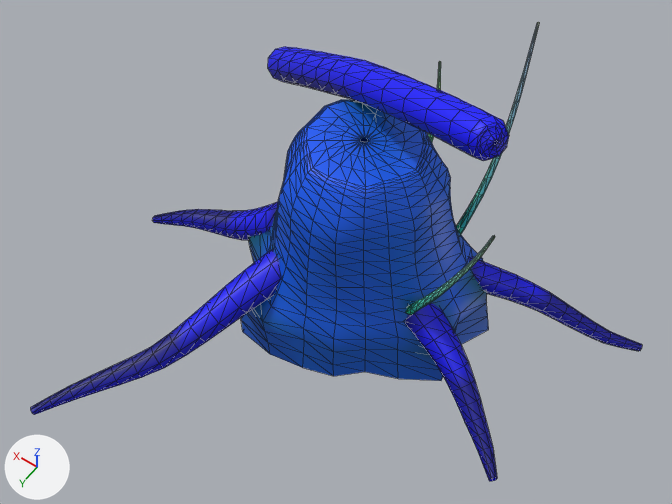
A saved change to the glTF model src/themes/fall/assets/old-stump.glb.
The view is the same before and after, from a camera (50 mm lens) standing at (-2.25, 3.48, 5.42) and looking at (-0.08, 0.44, 0.64). Lighting does not change. The marker at lower left points along +X, +Y and +Z. The first picture is the older version. Mesh edges are drawn as thin lines. Where no turn or scale is listed for an object, it has been applied to the vertices. Vertices at exactly the same position are counted once.

The older version as bpy lines, for what is in view:
```python
me_bark = bpy.data.meshes.new('bark')
me_bark.from_pydata(...)  # 1330 vertices, 2500 faces; spans x -1.9..1.9, y -1.9..1.9, z -1.35..1.35
me_bark.materials.append(mat_defaultmaterial)
ob_bark = bpy.data.objects.new('bark', me_bark)
ob_bark.location = (-0.043, 0.274, 0.854)
```
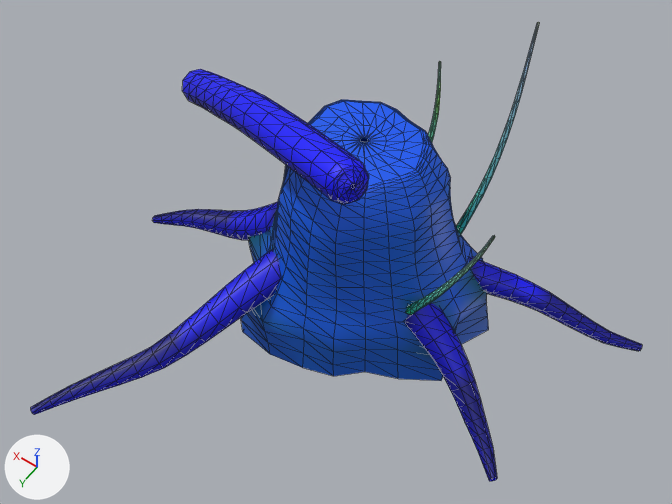
Where the newer file only moved an object's origin or applied its transform, the numbers keep the older frame.

Changed parts and their boxes (x1, y1, x2, y2) in the pictures (672 x 504 px; the box of a moved part takes in the faces that stretch with it):
'bark', reshaped, recoloured
    both: (31, 22, 642, 481)
part 1 of me_bark, moved or reshaped
    before: (268, 47, 509, 161)
    after: (182, 69, 369, 204)
part 2 of me_bark, recoloured
    before: (233, 47, 543, 389)
    after: (182, 69, 543, 389)
part 3 of me_bark, edited (looks the same)
    both: (406, 22, 539, 312)

Edits to the bpy script that builds the scene:
```text
Change me_bark:
    used by ob_bark; location = (-0.043, 0.274, 0.854)
    remove me_bark.from_pydata(...)  # 1330 vertices, 2500 faces; spans x -1.9..1.9, y -1.9..1.9, z -1.35..1.35
    add me_bark.from_pydata(...)  # 1330 vertices, 2500 faces; spans x -1.9..2.31, y -1.9..1.9, z -1.35..1.35
    me_bark part 1: the loose piece of 170 vertices spanning x -0.99..1.9, y -1.75..0.17, z -0.91..1.35 is moved by (0.41, 0.64, 0.0)
    me_bark part 2: 1192 faces centred in x -1.16..1.81, y -1.7..0.99, z -0.95..1.35 are repainted in the vertex colours; the middle colour goes from blue #005ade to blue #005ae1
    me_bark part 3: 258 faces centred in x -1.04..0.07, y -1.19..0.12, z -0.73..1.02 are repainted in the vertex colours; the middle colour goes from green #80e4b4 to green #80e4bc
```
